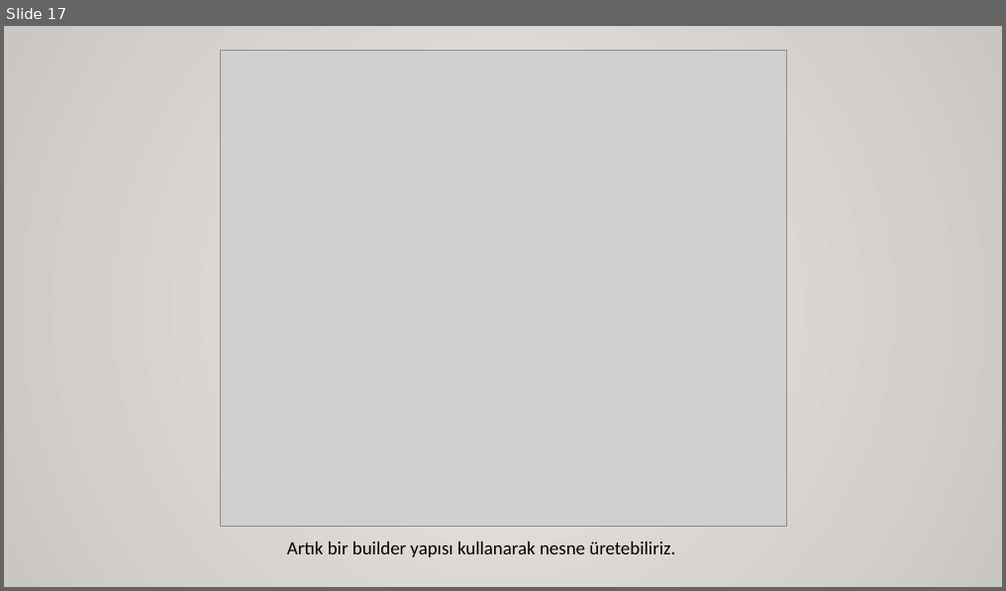
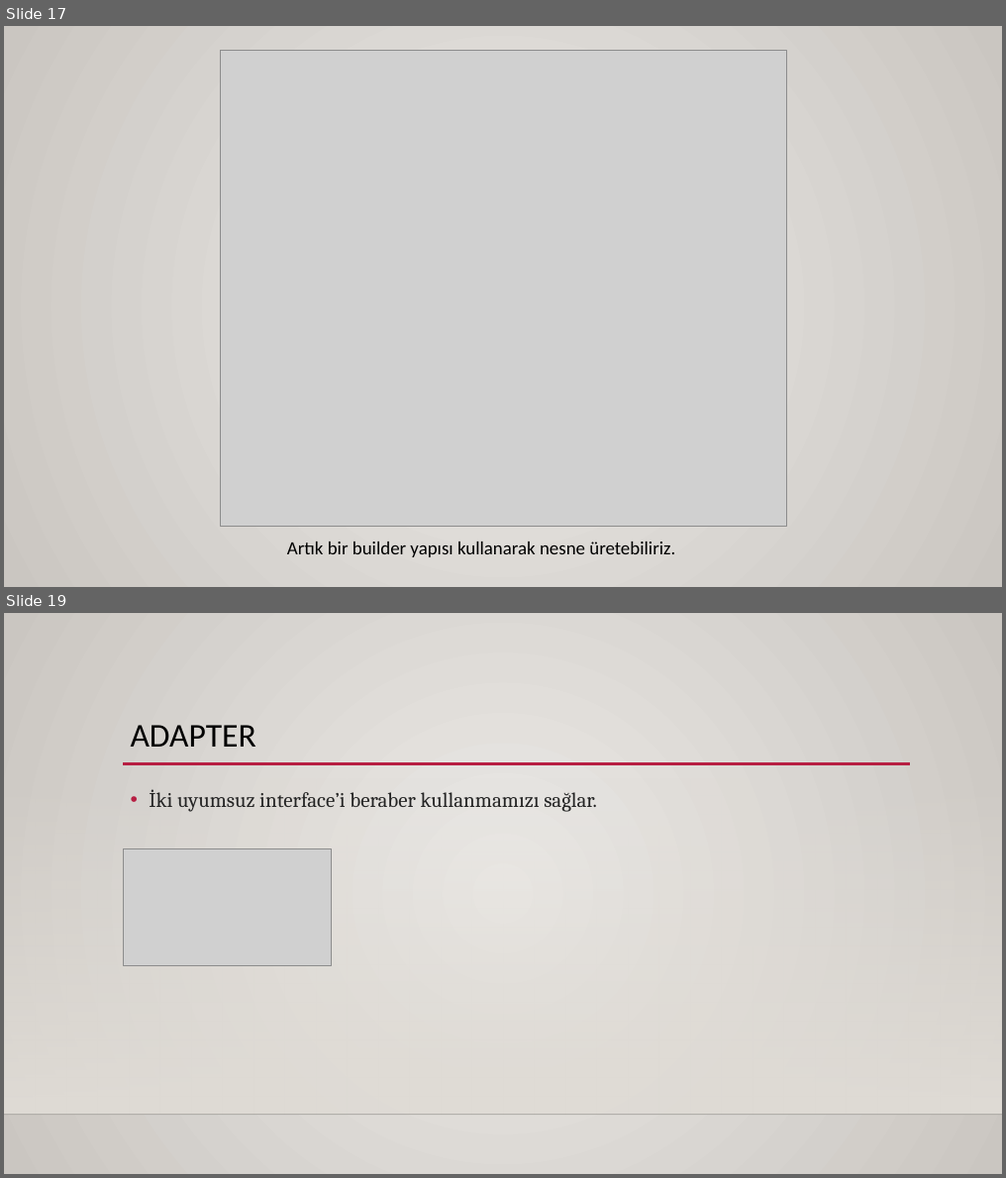
Before and after one commit to sametozalp/staj, a slide deck: design patterns.pptx. Shown one above the other, each under a label of ours: slide 17 before the commit, slides 17 and 19 after it; the slides between them are not shown. The pictures are 1006x591 and 1006x1178 pixels, drawn with LibreOffice and Linux fonts; fonts in the diff are those of the drawing; grey boxes stand for pictures; background and template pictures are left out. Boxes give left, top, right and bottom in pixels: in the first picture for what was removed or moved away, otherwise in the second. Text is boxed around its words. In the diff, an @@ line names an element or a change of style, - is before the commit and + after.

```diff
--- a/design patterns.pptx
+++ b/design patterns.pptx
@@ slide 19 added at bbox=[4, 613, 1002, 1174], background gradient #ECEAE7 to #CAC7C1 @@
@@ title added at bbox=[131, 725, 256, 747], 32 pt, text #000000 @@
+ADAPTER
@@ rectangle added at bbox=[4, 778, 1002, 1115], fill gradient #DFDBD5 @@
@@ line added from (123, 764) to (910, 764), #B71E42 2.5 pt @@
@@ text added at bbox=[149, 789, 597, 812], 20 pt, text #242424 @@
+• İki uyumsuz interface’i beraber kullanmamızı sağlar.
@@ picture added at bbox=[123, 850, 331, 965] @@
@@ line added from (4, 1115) to (1002, 1115), #000001 1 pt @@
```
Also in this commit, not shown: 1 slide changed, 4 other slides added, 1 other file.
